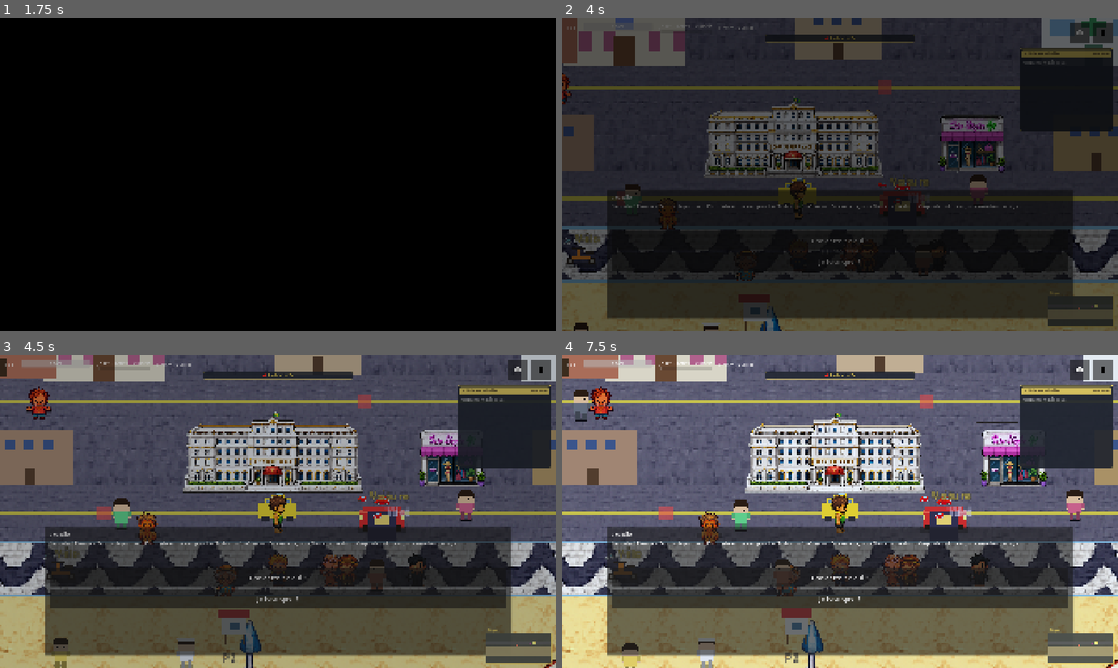
Above: before the commit, frames 1-4 (two rows, left to right).
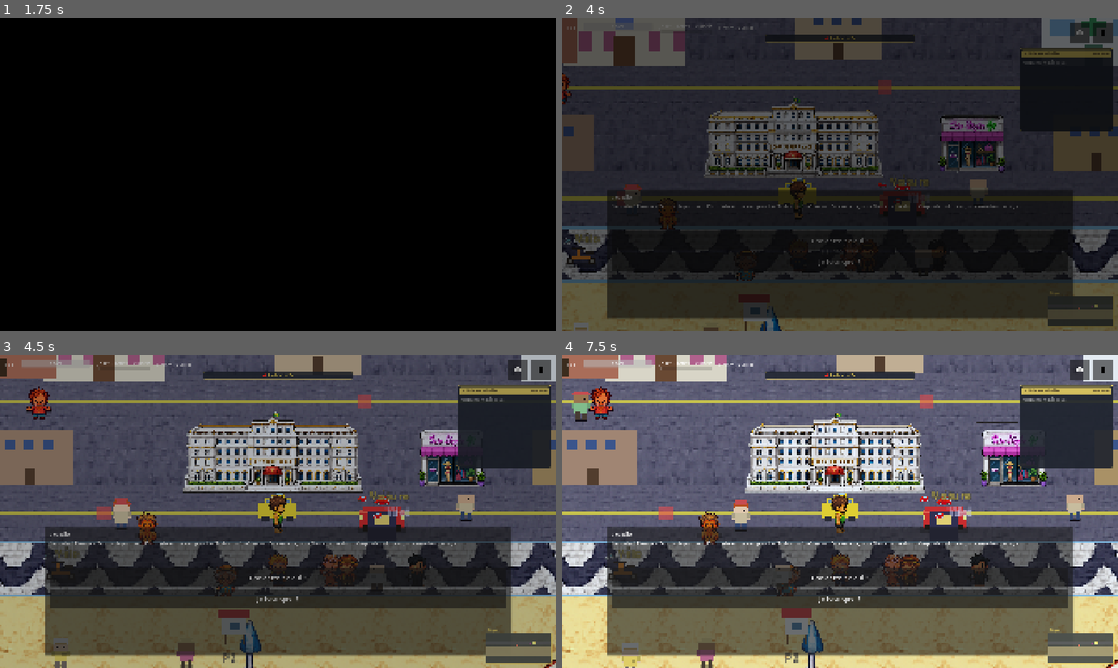
Above: after the commit, the same moments.

Repository: alexandreDavid/rio
Game: Godot game, scene res://scenes/main/Intro.tscn
The game is run twice, just before and just after one commit, with the same random seed, the same clock (stepped at 60 frames per second) and the same inputs.
Inputs (mouse positions are in pixels of both pictures, inside the frame that each line leads up to):
- Up to frame 1 (1.75 s): click "Continuer" at 0.5 s; tap Enter (ui_accept) at 1.25 s; move the mouse to (400, 158) at 1.27 s; hold D (move_right) from 1.28 s (still down); hold Shift (run) from 1.28 s (still down); click (400, 158) at 1.42 s; tap Space (jump) at 1.52 s
- Up to frame 2 (4 s): release D (move_right) at 2 s; release Shift (run) at 2 s; click "📱" at 2 s; click "🚕 Taxi" at 2.75 s; click "Copacabana — calçadão" at 3.5 s
- Up to frame 3 (4.5 s): drag from (166, 527) to (361, 401) at 4.27 s
- Up to frame 4 (7.5 s): click "📖" at 5 s; click "Une dette ? À qui ?" at 5.75 s; click "Je ferai quoi ?" at 6.5 s; click "Fechar (J)" at 7.25 s

Frame 1 is identical in both runs. In frame 2, 0.3% of the frame differs, in the area x 2-77%, y 50-100%; in frame 3, 0.6%; in frame 4, 1.0%, in the area x 1-94%, y 11-100%.

Commit message:
Système paramétrique des sprites NPC : palettes peau/cheveux/vêtements
Nouveau PokemonSpriteFactory qui génère les sprites pixel-art à partir d'un
Dictionary de config. Palettes définies pour chaque attribut :
- 4 teints de peau (clair → foncé)
- 6 couleurs de cheveux (noir, brun, blond, roux, gris)
- 6 styles de cheveux (bald, short, medium, long, bun, spiky)
- 9 couleurs de chemise + 3 motifs (solid, stripe_h, pocket)
- 5 couleurs de pantalon (jean, marron, noir, gris, beige)
- 5 styles de chapeau (none, cap, fedora, beret, scarf)
- 5 couleurs de chapeau

random_config(seed) tire une combinaison reproductible (seed = name.hash() du
wanderer pour stabilité entre runs). build_sheet(config) compose la feuille
3×3 cellules 16×24 et la cache par hash de config.

AmbientWanderer délègue à la factory au lieu de l'ancien générateur en
couleurs uniformes — chaque wanderer a maintenant un style unique cohérent
avec les autres (même grille pixel, mêmes proportions, attributs piochés
dans des palettes communes).

Tests ajoutés : palettes non vides, random_config reproductible, configs
différentes pour seeds différentes, cache build_sheet partagé. 1487 passants.

Co-Authored-By: Claude Opus 4.7 (1M context) <noreply@anthropic.com>

Diff:
--- a/scripts/tests/IntegrationTest.gd
+++ b/scripts/tests/IntegrationTest.gd
@@ -92,6 +92,7 @@
 	_test_wanderer_greeting_logic()
 	await _test_wanderer_full_init()
 	await _test_wanderer_render_toggle()
+	await _test_pokemon_sprite_factory()
 	await _test_wanderer_pokemon_pixel_sheet()
 	await _test_wanderer_4dir_facing()
 	await _test_npc_quest_indicator()
@@ -1360,6 +1361,39 @@
 	var pos: Vector2 = (exit_node as Node2D).global_position
 	return Rect2(pos - size / 2.0, size)
 
+func _test_pokemon_sprite_factory() -> void:
+	_section("PokemonSpriteFactory — palettes + configs reproductibles + cache")
+	var factory: GDScript = load("res://scripts/world/PokemonSpriteFactory.gd")
+	_assert(factory != null, "PokemonSpriteFactory.gd charge")
+	if factory == null:
+		return
+	# Palettes non vides — minimum requis pour avoir de la variété.
+	var consts: Dictionary = factory.get_script_constant_map()
+	_assert(consts.get("PALETTE_SKIN", []).size() >= 3, "PALETTE_SKIN ≥ 3 teints")
+	_assert(consts.get("PALETTE_HAIR_COLOR", []).size() >= 4, "PALETTE_HAIR_COLOR ≥ 4 couleurs")
+	_assert(consts.get("PALETTE_HAIR_STYLE", []).size() >= 4, "PALETTE_HAIR_STYLE ≥ 4 styles")
+	_assert(consts.get("PALETTE_SHIRT_COLOR", []).size() >= 5, "PALETTE_SHIRT_COLOR ≥ 5 couleurs")
+	_assert(consts.get("PALETTE_HAT_STYLE", []).size() >= 3, "PALETTE_HAT_STYLE ≥ 3 styles")
+	# random_config est reproductible (même seed → même config).
+	var c1: Dictionary = factory.random_config(42)
+	var c2: Dictionary = factory.random_config(42)
+	_assert(c1 == c2, "random_config(42) reproductible")
+	# Seeds différentes produisent (très probablement) des configs différentes.
+	var c3: Dictionary = factory.random_config(43)
+	_assert(c1 != c3, "random_config(43) ≠ random_config(42)")
+	# Toutes les clés attendues présentes.
+	for k in ["skin", "hair_color", "hair_style", "shirt_color", "shirt_pattern",
+			"pants_color", "hat_style", "hat_color"]:
+		_assert(c1.has(k), "config a la clé '%s'" % k)
+	# Cache : deux build_sheet avec même config → même ImageTexture (référence).
+	var t1: ImageTexture = factory.build_sheet(c1)
+	var t2: ImageTexture = factory.build_sheet(c1)
+	_assert(t1 == t2, "build_sheet partage le cache pour configs identiques")
+	# Texture aux bonnes dimensions.
+	if t1 != null:
+		var sz: Vector2 = t1.get_size()
+		_assert(int(sz.x) == 48 and int(sz.y) == 72, "Texture 48×72 (3 dirs × 3 frames de 16×24)")
+
 func _test_wanderer_pokemon_pixel_sheet() -> void:
 	_section("AmbientWanderer — sheet pixel-art procédurale 16×24")
 	var script: GDScript = load("res://scripts/world/AmbientWanderer.gd")
--- a/scripts/world/AmbientWanderer.gd
+++ b/scripts/world/AmbientWanderer.gd
@@ -177,6 +177,10 @@
 	_registry.append(self)
 
 # --- Génération procédurale du sprite pokemon-style ---
+# Préload pour s'assurer que la factory est résolue au parse-time (pas
+# besoin d'attendre que Godot génère le .uid de classe).
+const _PokemonSpriteFactoryRef = preload("res://scripts/world/PokemonSpriteFactory.gd")
+
 # Une feuille 3×3 cellules (16×24 px chacune) générée à _ready à partir des
 # couleurs (color, skin_color, hair_color) du wanderer. Pas d'asset binaire :
 # le sprite vit uniquement en mémoire. Cache statique pour éviter de
@@ -353,6 +357,8 @@
 # Crée un Sprite2D avec la sheet 3×3 procédurale et masque les ColorRects de
 # la composition historique. Le sprite est ancré sur la position du wanderer
 # (pieds en bas), scaledd 2× pour matcher la hauteur typique de NPC (48 px).
+# Utilise PokemonSpriteFactory si une config est piochée — sinon retombe sur
+# le générateur historique en couleurs uniformes.
 func _setup_pokemon_pixel_sprite() -> void:
 	# Masque tout ce qui appartient à la composition ColorRect.
 	for n in [body, head, hair, hat_rect, leg_l, leg_r, arm_l, arm_r]:
@@ -365,7 +371,12 @@
 		shadow.color = Color(0, 0, 0, 0.32)
 	_pokemon_sprite = Sprite2D.new()
 	_pokemon_sprite.name = "PokemonSprite"
-	_pokemon_sprite.texture = _build_pokemon_sprite_sheet()
+	# Pioche une config style chibi cohérente via la factory paramétrique.
+	# Seed = hash du nom du wanderer pour stabilité entre runs (un même
+	# "JoggerA" garde toujours la même apparence).
+	var seed_value: int = name.hash() if name != "" else int(_spawn_position.x * 31.0 + _spawn_position.y)
+	var config: Dictionary = _PokemonSpriteFactoryRef.random_config(seed_value)
+	_pokemon_sprite.texture = _PokemonSpriteFactoryRef.build_sheet(config)
 	_pokemon_sprite.region_enabled = true
 	_pokemon_sprite.region_rect = Rect2(0, 0, PX_CELL_W, PX_CELL_H)
 	# Scale pour atteindre une hauteur ~ size.y (utilise la même target que
--- /dev/null
+++ b/scripts/world/PokemonSpriteFactory.gd
@@ -0,0 +1,284 @@
+class_name PokemonSpriteFactory
+
+# Génère des sprites pixel-art procéduraux pour les personnages décoratifs.
+# Chaque sprite est une feuille 3 directions × 3 frames (16×24 px / cellule),
+# composée à partir d'un Dictionary de config :
+#
+#   {
+#     "skin": Color,          # teint de peau (3 options dans la palette)
+#     "hair_color": Color,    # couleur des cheveux
+#     "hair_style": String,   # "short", "medium", "long", "bun", "spiky", "bald"
+#     "shirt_color": Color,
+#     "shirt_pattern": String,# "solid", "stripe_h", "pocket"
+#     "pants_color": Color,
+#     "hat_style": String,    # "none", "cap", "fedora", "beret", "scarf"
+#     "hat_color": Color,
+#   }
+#
+# Une factory statique pour que tous les wanderers partagent un cache global
+# de textures (clé = hash du config) — typiquement les 109 wanderers du jeu
+# génèrent 30-50 textures uniques tout au plus.
+
+# --- Palettes ---
+
+const PALETTE_SKIN: Array[Color] = [
+	Color(0.95, 0.82, 0.68, 1.0),   # clair (européen)
+	Color(0.86, 0.70, 0.55, 1.0),   # médium-clair (latino)
+	Color(0.65, 0.48, 0.32, 1.0),   # médium (mulato)
+	Color(0.42, 0.28, 0.18, 1.0),   # foncé (afro-brésilien)
+]
+
+const PALETTE_HAIR_COLOR: Array[Color] = [
+	Color(0.10, 0.08, 0.06, 1.0),   # noir
+	Color(0.32, 0.20, 0.12, 1.0),   # brun foncé
+	Color(0.55, 0.38, 0.22, 1.0),   # brun
+	Color(0.85, 0.70, 0.42, 1.0),   # blond
+	Color(0.78, 0.32, 0.12, 1.0),   # roux
+	Color(0.65, 0.62, 0.58, 1.0),   # gris (âge)
+]
+
+const PALETTE_HAIR_STYLE: Array[String] = [
+	"short", "medium", "long", "bun", "spiky", "bald",
+]
+
+const PALETTE_SHIRT_COLOR: Array[Color] = [
+	Color(0.85, 0.55, 0.40, 1.0),   # rouge brique
+	Color(0.40, 0.65, 0.95, 1.0),   # bleu ciel
+	Color(0.55, 0.78, 0.55, 1.0),   # vert
+	Color(0.95, 0.85, 0.40, 1.0),   # jaune
+	Color(0.85, 0.78, 0.62, 1.0),   # beige
+	Color(0.62, 0.42, 0.32, 1.0),   # marron
+	Color(0.78, 0.42, 0.55, 1.0),   # rose
+	Color(0.95, 0.95, 0.92, 1.0),   # blanc
+	Color(0.22, 0.22, 0.28, 1.0),   # noir/sombre
+]
+
+const PALETTE_SHIRT_PATTERN: Array[String] = [
+	"solid", "solid", "solid",   # solid plus probable (pondération naturelle)
+	"stripe_h", "pocket",
+]
+
+const PALETTE_HAT_STYLE: Array[String] = [
+	"none", "none", "none", "none",   # pas de chapeau dans la majorité
+	"cap", "fedora", "beret", "scarf",
+]
+
+const PALETTE_HAT_COLOR: Array[Color] = [
+	Color(0.18, 0.18, 0.22, 1.0),   # noir
+	Color(0.42, 0.32, 0.22, 1.0),   # marron
+	Color(0.92, 0.85, 0.55, 1.0),   # paille
+	Color(0.85, 0.32, 0.32, 1.0),   # rouge
+	Color(0.95, 0.95, 0.92, 1.0),   # blanc
+]
+
+const PALETTE_PANTS_COLOR: Array[Color] = [
+	Color(0.30, 0.25, 0.20, 1.0),   # marron foncé
+	Color(0.22, 0.30, 0.45, 1.0),   # bleu jean
+	Color(0.18, 0.18, 0.22, 1.0),   # noir
+	Color(0.50, 0.45, 0.40, 1.0),   # gris
+	Color(0.85, 0.78, 0.62, 1.0),   # beige (short clair)
+]
+
+# --- Format sheet ---
+
+const CELL_W: int = 16
+const CELL_H: int = 24
+const DIR_DOWN: int = 0
+const DIR_UP: int = 1
+const DIR_RIGHT: int = 2
+const ROWS: int = 3
+const COLS: int = 3   # idle, stepL, stepR
+
+# Cache global ImageTexture par config-hash.
+static var _cache: Dictionary = {}
+
+# Tire une config aléatoire reproductible à partir d'une seed (typiquement
+# `node.name.hash()` pour stabilité entre runs). Garantit que le même NPC
+# garde la même apparence si on relance le jeu, sans avoir à sérialiser.
+static func random_config(seed_value: int) -> Dictionary:
+	var rng: RandomNumberGenerator = RandomNumberGenerator.new()
+	rng.seed = seed_value
+	return {
+		"skin": _pick(rng, PALETTE_SKIN),
+		"hair_color": _pick(rng, PALETTE_HAIR_COLOR),
+		"hair_style": _pick(rng, PALETTE_HAIR_STYLE),
+		"shirt_color": _pick(rng, PALETTE_SHIRT_COLOR),
+		"shirt_pattern": _pick(rng, PALETTE_SHIRT_PATTERN),
+		"pants_color": _pick(rng, PALETTE_PANTS_COLOR),
+		"hat_style": _pick(rng, PALETTE_HAT_STYLE),
+		"hat_color": _pick(rng, PALETTE_HAT_COLOR),
+	}
+
+static func _pick(rng: RandomNumberGenerator, arr: Array) -> Variant:
+	return arr[rng.randi() % arr.size()]
+
+# Construit (ou récupère du cache) une feuille 3×3 pour la config donnée.
+static func build_sheet(config: Dictionary) -> ImageTexture:
+	var key: int = _config_hash(config)
+	if _cache.has(key):
+		return _cache[key]
+	var img: Image = Image.create(CELL_W * COLS, CELL_H * ROWS, false, Image.FORMAT_RGBA8)
+	img.fill(Color(0, 0, 0, 0))
+	for dir in ROWS:
+		for frame in COLS:
+			_draw_cell(img, frame * CELL_W, dir * CELL_H, dir, frame, config)
+	var tex: ImageTexture = ImageTexture.create_from_image(img)
+	_cache[key] = tex
+	return tex
+
+static func _config_hash(config: Dictionary) -> int:
+	# Concat texte stable + hash. Suffisant pour ~30-50 combos uniques.
+	var parts: Array = []
+	for k in ["skin", "hair_color", "hair_style", "shirt_color",
+			"shirt_pattern", "pants_color", "hat_style", "hat_color"]:
+		parts.append(str(config.get(k, "")))
+	return "|".join(parts).hash()
+
+# Dessine une cellule 16×24 à l'offset (ox, oy) pour la direction `dir` et
+# le frame de marche `frame` (0=idle, 1=stepL, 2=stepR).
+static func _draw_cell(img: Image, ox: int, oy: int, dir: int, frame: int, c: Dictionary) -> void:
+	var skin: Color = c.get("skin", Color(0.92, 0.78, 0.62))
+	var hair_color: Color = c.get("hair_color", Color(0.18, 0.12, 0.08))
+	var hair_style: String = c.get("hair_style", "short")
+	var shirt_color: Color = c.get("shirt_color", Color(0.85, 0.55, 0.4))
+	var shirt_pattern: String = c.get("shirt_pattern", "solid")
+	var pants_color: Color = c.get("pants_color", Color(0.30, 0.25, 0.20))
+	var hat_style: String = c.get("hat_style", "none")
+	var hat_color: Color = c.get("hat_color", Color(0.18, 0.18, 0.22))
+	var outline: Color = Color(0.06, 0.05, 0.08, 1.0)
+	var face_visible: bool = (dir != DIR_UP)
+
+	# Cheveux (au-dessus + autour de la tête selon hair_style).
+	_draw_hair(img, ox, oy, dir, hair_style, hair_color)
+	# Tête (rows 4-9). Vue de dos = couvert tout entier de cheveux.
+	var head_main: Color = skin if face_visible else hair_color
+	_fill_rect(img, ox + 2, oy + 4, 12, 6, head_main)
+	# Frange / contour cheveux côté visage (DOWN ou RIGHT).
+	if face_visible and hair_style != "bald":
+		_fill_rect(img, ox + 2, oy + 4, 1, 2, hair_color)
+		_fill_rect(img, ox + 13, oy + 4, 1, 2, hair_color)
+		_fill_rect(img, ox + 2, oy + 4, 12, 1, hair_color)
+	# Yeux.
+	if dir == DIR_DOWN:
+		img.set_pixel(ox + 5, oy + 7, outline)
+		img.set_pixel(ox + 10, oy + 7, outline)
+	elif dir == DIR_RIGHT:
+		img.set_pixel(ox + 10, oy + 7, outline)
+	# Cou.
+	if face_visible:
+		_fill_rect(img, ox + 6, oy + 9, 4, 1, skin)
+
+	# Corps (rows 10-17).
+	_fill_rect(img, ox + 3, oy + 10, 10, 8, shirt_color)
+	# Motif du shirt.
+	_draw_shirt_pattern(img, ox, oy, shirt_pattern, shirt_color)
+	# Bras (côtés du corps).
+	var arm_color: Color = shirt_color.darkened(0.15)
+	_fill_rect(img, ox + 1, oy + 10, 2, 5, arm_color)
+	_fill_rect(img, ox + 13, oy + 10, 2, 5, arm_color)
+	# Mains (skin tone).
+	_fill_rect(img, ox + 1, oy + 14, 2, 1, skin)
+	_fill_rect(img, ox + 13, oy + 14, 2, 1, skin)
+
+	# Jambes (rows 18-23) avec décalage de marche.
+	var l_off: int = 0
+	var r_off: int = 0
+	if frame == 1:
+		l_off = -1
+	elif frame == 2:
+		r_off = -1
+	_fill_rect(img, ox + 4, oy + 18 + l_off, 3, 6 - l_off, pants_color)
+	_fill_rect(img, ox + 9, oy + 18 + r_off, 3, 6 - r_off, pants_color)
+
+	# Chapeau optionnel (couvre les cheveux du sommet).
+	_draw_hat(img, ox, oy, dir, hat_style, hat_color)
+
+	# Contour bas (ombre fine).
+	_fill_rect(img, ox + 4, oy + 23, 8, 1, outline)
+
+# --- Helpers de dessin ---
+
+static func _fill_rect(img: Image, x: int, y: int, w: int, h: int, c: Color) -> void:
+	for yy in range(y, y + h):
+		for xx in range(x, x + w):
+			if xx >= 0 and xx < img.get_width() and yy >= 0 and yy < img.get_height():
+				img.set_pixel(xx, yy, c)
+
+static func _draw_hair(img: Image, ox: int, oy: int, _dir: int, style: String, c: Color) -> void:
+	match style:
+		"bald":
+			pass
+		"short":
+			# Calotte courte 4 rangs.
+			_fill_rect(img, ox + 4, oy + 0, 8, 1, c)
+			_fill_rect(img, ox + 3, oy + 1, 10, 1, c)
+			_fill_rect(img, ox + 2, oy + 2, 12, 2, c)
+		"medium":
+			# Comme short + descend sur les côtés du visage (rows 4-7).
+			_fill_rect(img, ox + 4, oy + 0, 8, 1, c)
+			_fill_rect(img, ox + 3, oy + 1, 10, 1, c)
+			_fill_rect(img, ox + 2, oy + 2, 12, 2, c)
+			_fill_rect(img, ox + 2, oy + 4, 1, 4, c)
+			_fill_rect(img, ox + 13, oy + 4, 1, 4, c)
+		"long":
+			# Calotte courte + cheveux qui descendent jusqu'au cou (rows 4-9).
+			_fill_rect(img, ox + 4, oy + 0, 8, 1, c)
+			_fill_rect(img, ox + 3, oy + 1, 10, 1, c)
+			_fill_rect(img, ox + 2, oy + 2, 12, 2, c)
+			_fill_rect(img, ox + 2, oy + 4, 2, 6, c)
+			_fill_rect(img, ox + 12, oy + 4, 2, 6, c)
+		"bun":
+			# Calotte courte + chignon en boule au sommet.
+			_fill_rect(img, ox + 4, oy + 0, 8, 1, c)
+			_fill_rect(img, ox + 3, oy + 1, 10, 1, c)
+			_fill_rect(img, ox + 2, oy + 2, 12, 2, c)
+			# Chignon : petit dôme au-dessus.
+			_fill_rect(img, ox + 6, oy - 2, 4, 2, c)
+			_fill_rect(img, ox + 7, oy - 3, 2, 1, c)
+		"spiky":
+			# Pointes irrégulières sur le sommet.
+			_fill_rect(img, ox + 3, oy + 2, 10, 2, c)
+			_fill_rect(img, ox + 2, oy + 1, 1, 2, c)
+			_fill_rect(img, ox + 5, oy + 0, 1, 2, c)
+			_fill_rect(img, ox + 8, oy + 0, 1, 2, c)
+			_fill_rect(img, ox + 11, oy + 0, 1, 2, c)
+			_fill_rect(img, ox + 13, oy + 1, 1, 2, c)
+
+static func _draw_hat(img: Image, ox: int, oy: int, _dir: int, style: String, c: Color) -> void:
+	match style:
+		"none":
+			pass
+		"cap":
+			# Casquette : couronne plate + visière.
+			_fill_rect(img, ox + 2, oy + 1, 12, 2, c)
+			_fill_rect(img, ox + 1, oy + 3, 14, 1, c)  # visière
+		"fedora":
+			# Fedora : couronne plus haute + bord large.
+			_fill_rect(img, ox + 3, oy + 0, 10, 1, c)
+			_fill_rect(img, ox + 4, oy + 1, 8, 2, c)
+			_fill_rect(img, ox + 1, oy + 3, 14, 1, c)  # large bord
+		"beret":
+			# Béret : disque souple incliné.
+			_fill_rect(img, ox + 4, oy + 1, 8, 2, c)
+			_fill_rect(img, ox + 3, oy + 2, 10, 1, c)
+			_fill_rect(img, ox + 11, oy + 0, 2, 1, c)  # pic incliné
+		"scarf":
+			# Foulard : couvre cheveux + descend sur les oreilles.
+			_fill_rect(img, ox + 2, oy + 0, 12, 4, c)
+			_fill_rect(img, ox + 2, oy + 4, 1, 2, c)
+			_fill_rect(img, ox + 13, oy + 4, 1, 2, c)
+
+static func _draw_shirt_pattern(img: Image, ox: int, oy: int, pattern: String, base: Color) -> void:
+	match pattern:
+		"solid":
+			pass
+		"stripe_h":
+			# Bandes horizontales alternées (un peu plus claires).
+			var lighter: Color = base.lightened(0.18)
+			_fill_rect(img, ox + 3, oy + 11, 10, 1, lighter)
+			_fill_rect(img, ox + 3, oy + 14, 10, 1, lighter)
+			_fill_rect(img, ox + 3, oy + 17, 10, 1, lighter)
+		"pocket":
+			# Petite poche carrée sur le côté droit du torse.
+			var darker: Color = base.darkened(0.25)
+			_fill_rect(img, ox + 9, oy + 12, 3, 3, darker)
Not shown, added: scripts/world/PokemonSpriteFactory.gd.uid
